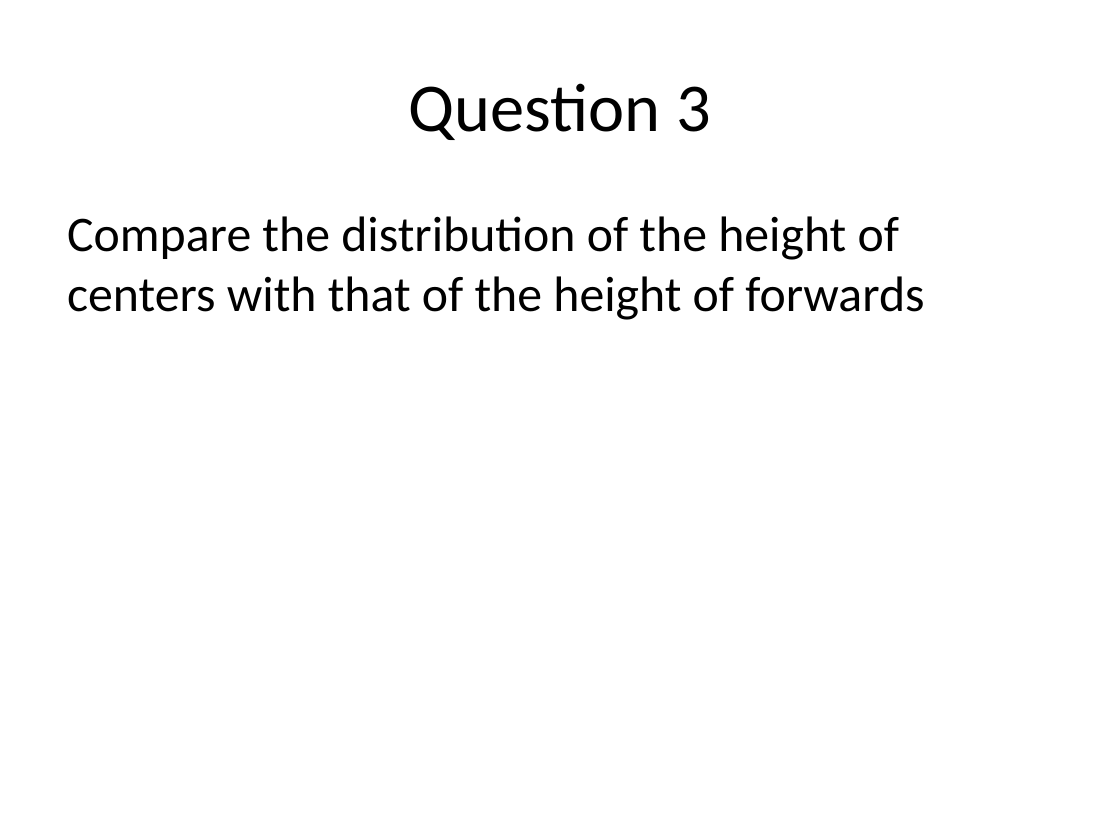
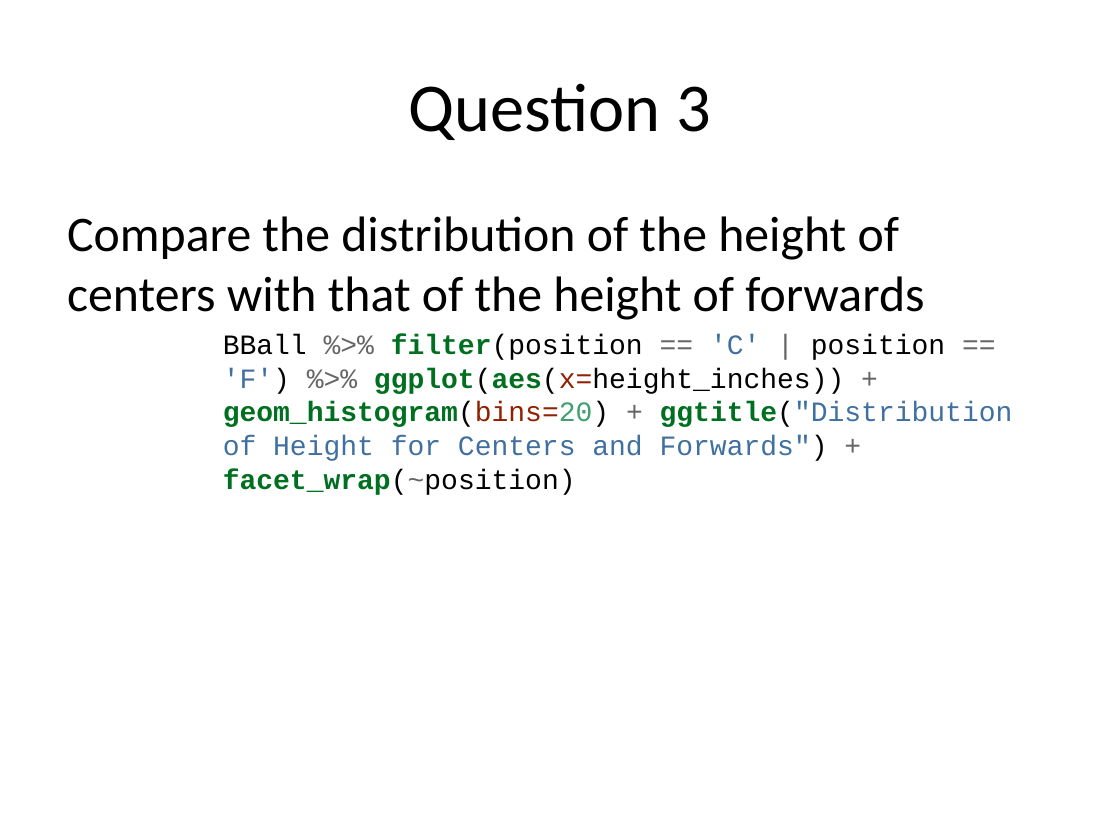
Before and after one commit to rmpalmer/MDS-6306-Doing-Data-Science-Fall-2019, a slide deck: slide 7 of Unit 2/Richard_Palmer_LiveSession_2.pptx. Drawn at 1120x840 pixels with LibreOffice and Linux fonts; fonts in the diff are those of the drawing. Boxes give left, top, right and bottom in pixels: in the first picture for what was removed or moved away, otherwise in the second. Text is boxed around its words. In the diff, an @@ line names an element or a change of style, - is before the commit and + after.

```diff
--- a/Unit 2/Richard_Palmer_LiveSession_2.pptx
+++ b/Unit 2/Richard_Palmer_LiveSession_2.pptx
@@ text at [223,334,1013,495]: paragraph added @@
+BBall %>% filter(position == 'C' | position == 'F') %>% ggplot(aes(x=height_inches)) + geom_histogram(bins=20) + ggtitle("Distribution of Height for Centers and Forwards") + facet_wrap(~position)
```
Also in this commit, not shown: 5 other slides changed, 2 slides added, 1 other file.
